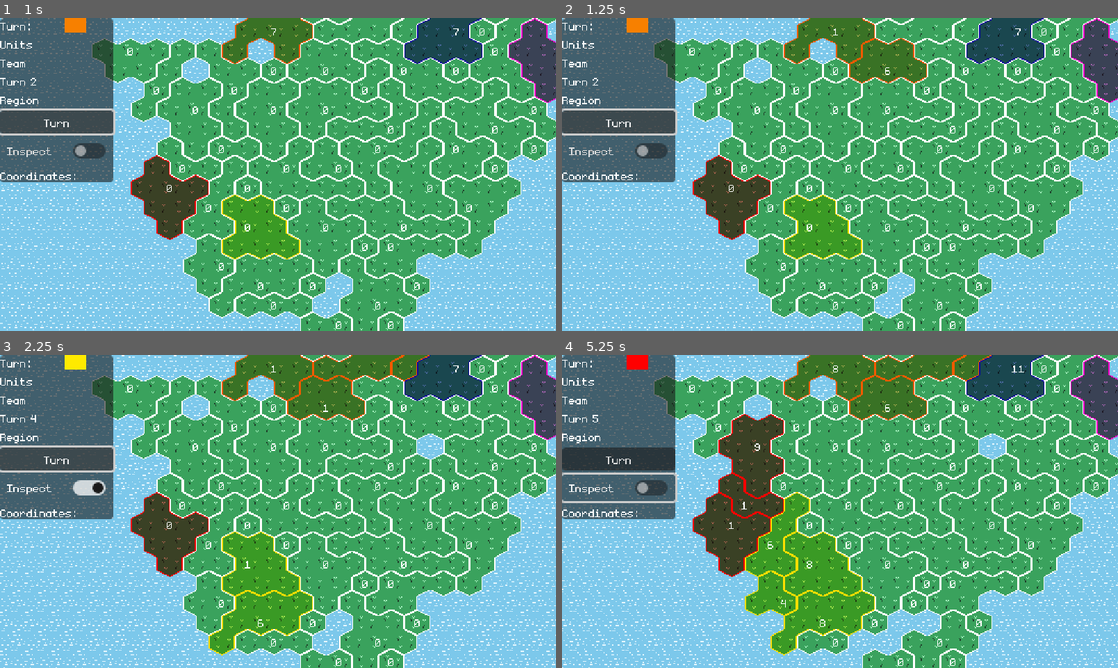
Above: before the commit, frames 1-4 (two rows, left to right).
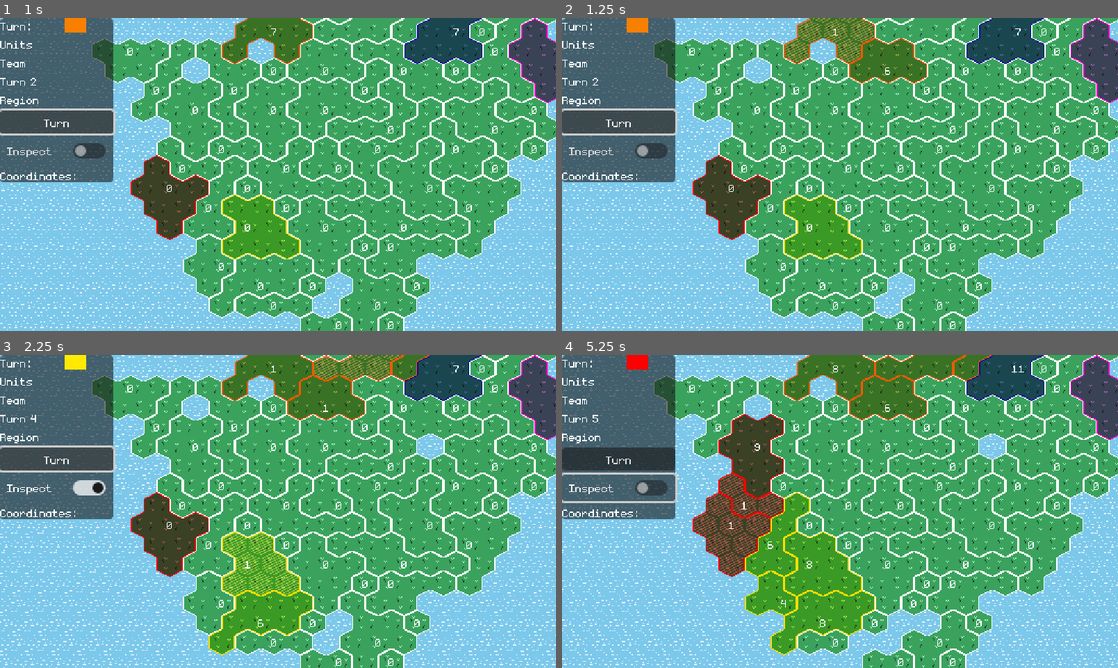
Above: after the commit, the same moments.

Repository: feored/LD54
Game: Godot game, scene res://scenes/main.tscn
Two runs of this game, one before a commit and one after it. Both use one fixed random seed, a clock stepped at 60 frames per second and the inputs below.
Inputs (mouse positions are in pixels of both pictures, inside the frame that each line leads up to):
- Up to frame 1 (1 s): click "Turn" at 0.5 s
- Up to frame 2 (1.25 s): no input
- Up to frame 3 (2.25 s): click "Inspect" at 1.25 s; click "Turn" at 2 s
- Up to frame 4 (5.25 s): click "Inspect" at 2.75 s; click "Turn" at 3.5 s; click "Inspect" at 4.25 s; tap Enter at 5 s; move the mouse to (962, 495) at 5.02 s; click (962, 495) at 5.17 s

Frame 1 is identical in both runs. In frame 2, 0.5% of the frame differs, in the area x 40-57%, y 0-14%; in frame 3, 1.0%, in the area x 40-72%, y 0-77%; in frame 4, 1.0%.
Error in both runs: Invalid access to property or key '1' on a base object of type 'Dictionary'. (res://scenes/main.gd:108)

Commit message:
add barred tiles

Diff:
--- a/scenes/main.gd
+++ b/scenes/main.gd
@@ -148,6 +148,8 @@
 func next_turn():
 	self.turn = (self.turn + 1) % (self.teams.size())
 	self.teamTurnRect.color = Constants.TEAM_COLORS[to_team_id(self.turn)]
+	for region in regions_used:
+		self.world.regions[region].set_used(false)
 	self.regions_used.clear()
 	if not regions_left(self.teams[self.turn]):
 		next_turn()
--- a/world/gen.gd
+++ b/world/gen.gd
@@ -202,7 +202,7 @@
 		else:
 			regions[region_to].set_units(moved_units - regions[region_to].units)
 			regions[region_to].set_team(regions[region_from].team)
-	return true
+	self.regions[region_from].set_used(true)
 
 
 # Called when the node enters the scene tree for the first time.
--- a/world/region.gd
+++ b/world/region.gd
@@ -69,5 +69,10 @@
 		t.set_selected(show)
 
 
+func set_used(is_used: bool):
+	for t in self.tiles.values():
+		t.set_barred(is_used)
+
+
 func reset_tiles():
 	self.tiles.clear()
--- a/world/tile.gd
+++ b/world/tile.gd
@@ -10,6 +10,7 @@
 	TileSet.CELL_NEIGHBOR_TOP_LEFT_SIDE: $northwest,
 	TileSet.CELL_NEIGHBOR_TOP_RIGHT_SIDE: $northeast
 }
+@onready var barred = $barred
 
 var coords: Vector2i = Vector2i(0, 0)
 var team = 0
@@ -67,7 +68,8 @@
 	self.region = new_region
 	self.update_cell()
 
-
+func set_barred(barred_val:bool):
+	self.barred.visible = barred_val
 
 func set_selected(selected: bool):
 	if selected:
--- a/world/tile.tscn
+++ b/world/tile.tscn
@@ -2,34 +2,17 @@
 
 [ext_resource type="Texture2D" uid="uid://c2jmky1u16cef" path="res://assets/tiles/grass.png" id="1_mvuo3"]
 [ext_resource type="Script" path="res://world/tile.gd" id="2_twet5"]
-[ext_resource type="Theme" uid="uid://3t61g0061mea" path="res://assets/theme.tres" id="3_b2ili"]
 [ext_resource type="Texture2D" uid="uid://bvs77v2s4itrk" path="res://assets/tiles/southeast.png" id="4_do4eg"]
 [ext_resource type="Texture2D" uid="uid://bgixgnfsvo7b8" path="res://assets/tiles/west.png" id="4_ngai6"]
 [ext_resource type="Texture2D" uid="uid://lscvgckqsnqh" path="res://assets/tiles/northwest.png" id="5_bmtdw"]
 [ext_resource type="Texture2D" uid="uid://b7hnvo0cyyf8t" path="res://assets/tiles/southwest.png" id="5_sao3d"]
 [ext_resource type="Texture2D" uid="uid://ce2xmckrhuymw" path="res://assets/tiles/east.png" id="6_knshb"]
 [ext_resource type="Texture2D" uid="uid://dskvw8n0ialxq" path="res://assets/tiles/northeast.png" id="7_gg2ky"]
+[ext_resource type="Texture2D" uid="uid://bw3yv7wot470b" path="res://assets/tiles/barred.png" id="9_lgyl4"]
 
 [node name="tile" type="Sprite2D"]
 texture = ExtResource("1_mvuo3")
 script = ExtResource("2_twet5")
-
-[node name="Label" type="Label" parent="."]
-visible = false
-anchors_preset = 15
-anchor_right = 1.0
-anchor_bottom = 1.0
-offset_left = -12.0
-offset_top = -12.0
-offset_right = -12.0
-offset_bottom = -12.0
-grow_horizontal = 2
-grow_vertical = 2
-theme = ExtResource("3_b2ili")
-theme_override_font_sizes/font_size = 16
-text = "99"
-horizontal_alignment = 1
-vertical_alignment = 1
 
 [node name="southeast" type="Sprite2D" parent="."]
 texture = ExtResource("4_do4eg")
@@ -48,3 +31,8 @@
 
 [node name="northwest" type="Sprite2D" parent="."]
 texture = ExtResource("5_bmtdw")
+
+[node name="barred" type="Sprite2D" parent="."]
+visible = false
+self_modulate = Color(1, 1, 1, 0.498039)
+texture = ExtResource("9_lgyl4")
Binary file added: assets/tiles/barred.png
Not shown, added: assets/tiles/barred.png.import
